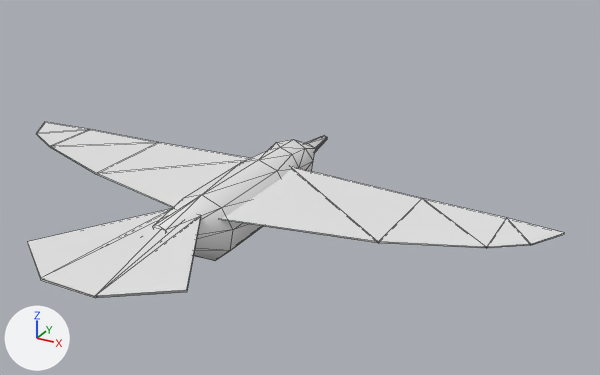
A saved change to the OBJ model game/assets/seagull.obj.
Rendered twice from a camera (50 mm lens) standing at (2.39, -3.67, 2.01) and looking at (0.36, 0.02, 0.17). Every picture has the same lights, and +X, +Y and +Z are marked at lower left. Mesh edges are drawn as thin lines. Where no turn or scale is listed for an object, it has been applied to the vertices.

The older version as bpy lines, for what is in view:
```python
me_seagull_plane_001 = bpy.data.meshes.new('Seagull_Plane.001')
me_seagull_plane_001.from_pydata(...)  # 111 vertices, 158 faces; spans x -1.77..1.75, y -1.41..1.01, z -0.17..0.21
ob_seagull_plane_001 = bpy.data.objects.new('Seagull_Plane.001', me_seagull_plane_001)
ob_seagull_plane_001.location = (0.0, 0.0, 0.0)
```
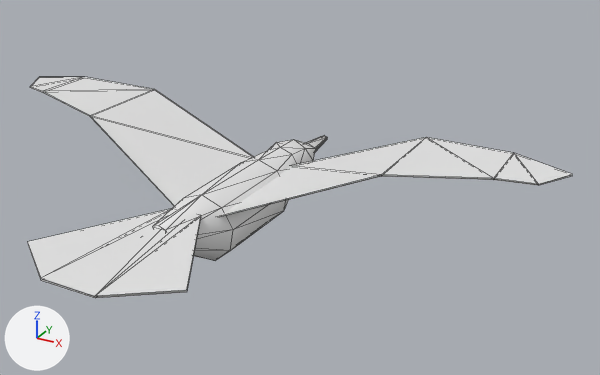
What differs and where, as boxes [x1, y1, x2, y2] in the pictures (600 x 375 px; the box of a moved part takes in the faces that stretch with it):
```json
{"object": "Seagull_Plane.001", "change": "reshaped", "before": [28, 122, 564, 298], "after": [28, 77, 572, 298], "on screen": "25% taller"}
{"part": 1, "of": "me_seagull_plane_001", "change": "moved or reshaped", "before": [36, 122, 90, 147], "after": [30, 77, 83, 93]}
{"part": 2, "of": "me_seagull_plane_001", "change": "moved or reshaped", "before": [50, 129, 250, 208], "after": [43, 77, 254, 206]}
{"part": 3, "of": "me_seagull_plane_001", "change": "moved or reshaped", "before": [487, 218, 564, 248], "after": [494, 153, 572, 185]}
{"part": 4, "of": "me_seagull_plane_001", "change": "moved or reshaped", "before": [221, 167, 506, 248], "after": [220, 137, 513, 217]}
```

Scene script edits in JSON lines:
```json
{"block": "me_seagull_plane_001", "where": "me_seagull_plane_001.from_pydata(...)  # 111 vertices, 158 faces; spans x -1.77..1.75, y -1.41..1.01, z -0.17..0.21"}
{"block": "me_seagull_plane_001", "where": "# used by ob_seagull_plane_001; location = (0.0, 0.0, 0.0)"}
{"block": "me_seagull_plane_001", "change": "me_seagull_plane_001 part 1: all 4 vertices in x -1.77..-1.65, y 0.05..0.25, z 0.11..0.12 are moved by (0.0, 0.0, 0.32)"}
{"block": "me_seagull_plane_001", "change": "me_seagull_plane_001 part 2: all 8 vertices in x -1.46..-0.94, y -0.18..0.44, z 0.05..0.09 are moved by (0.0, 0.0, 0.37)"}
{"block": "me_seagull_plane_001", "change": "me_seagull_plane_001 part 3: all 4 vertices in x 1.63..1.75, y 0.05..0.25, z 0.11..0.12 are moved by (0.0, 0.0, 0.32)"}
{"block": "me_seagull_plane_001", "change": "me_seagull_plane_001 part 4: all 8 vertices in x 0.92..1.44, y -0.18..0.44, z 0.05..0.09 are moved by (0.0, 0.0, 0.37)"}
```
